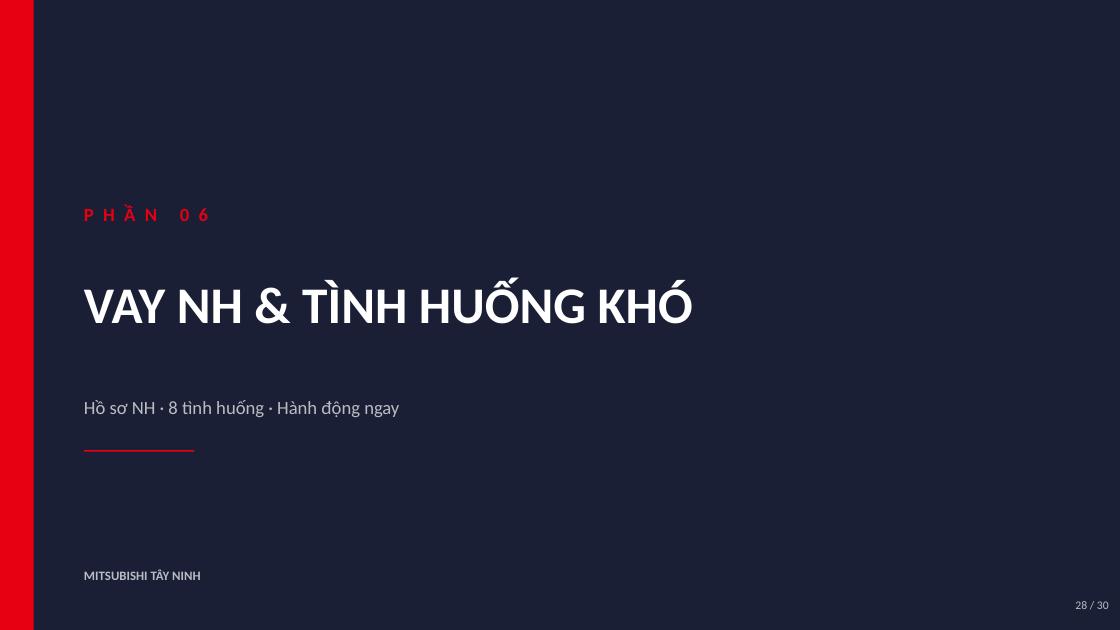
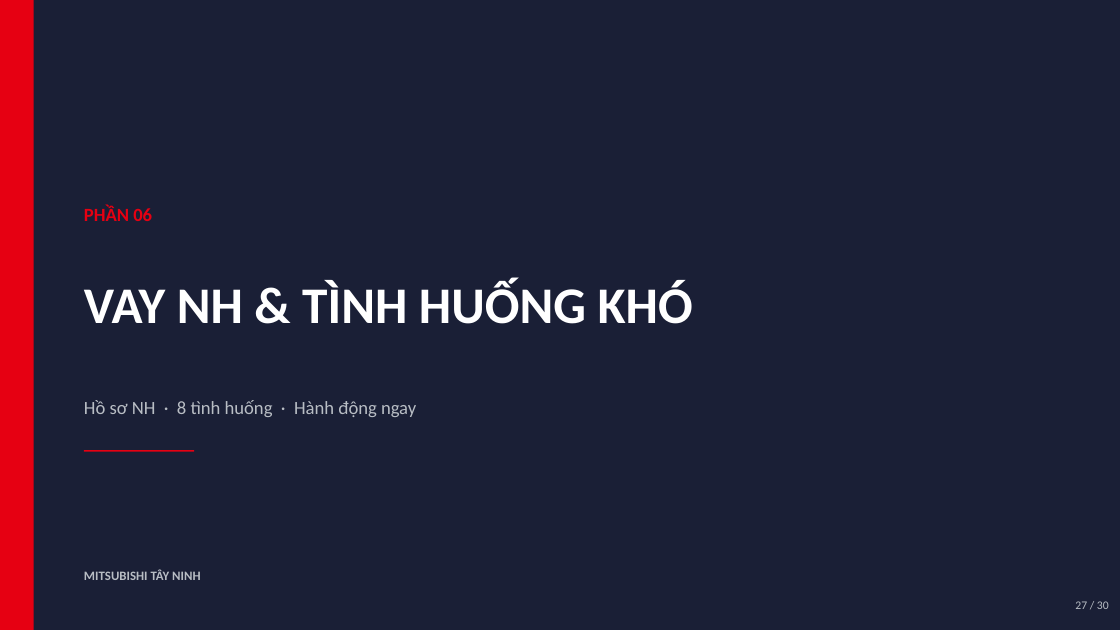
Before and after one commit to keyxeko-web/VOICEFORGE-, a slide deck: slide 27 of MTN_DAO_TAO_XE_CU_HOAN_CHINH.pptx. Drawn at 1120x630 pixels with LibreOffice and Linux fonts; fonts in the diff are those of the drawing. Boxes give left, top, right and bottom in pixels: in the first picture for what was removed or moved away, otherwise in the second. Text is boxed around its words. In the diff, an @@ line names an element or a change of style, - is before the commit and + after.

```diff
--- a/MTN_DAO_TAO_XE_CU_HOAN_CHINH.pptx
+++ b/MTN_DAO_TAO_XE_CU_HOAN_CHINH.pptx
@@ text "PHẦN 06" at <box>84,206,152,221</box>: letter spacing 8 to 0 pt @@
@@ text "Hồ sơ NH · 8 ..." rewrapped from <box>84,400,399,417</box> to <box>84,400,416,417</box> @@
@@ text at <box>1075,601,1109,609</box>: text changed @@
-28 / 30
+27 / 30
```
Also in this commit, not shown: 5 other slides changed.
